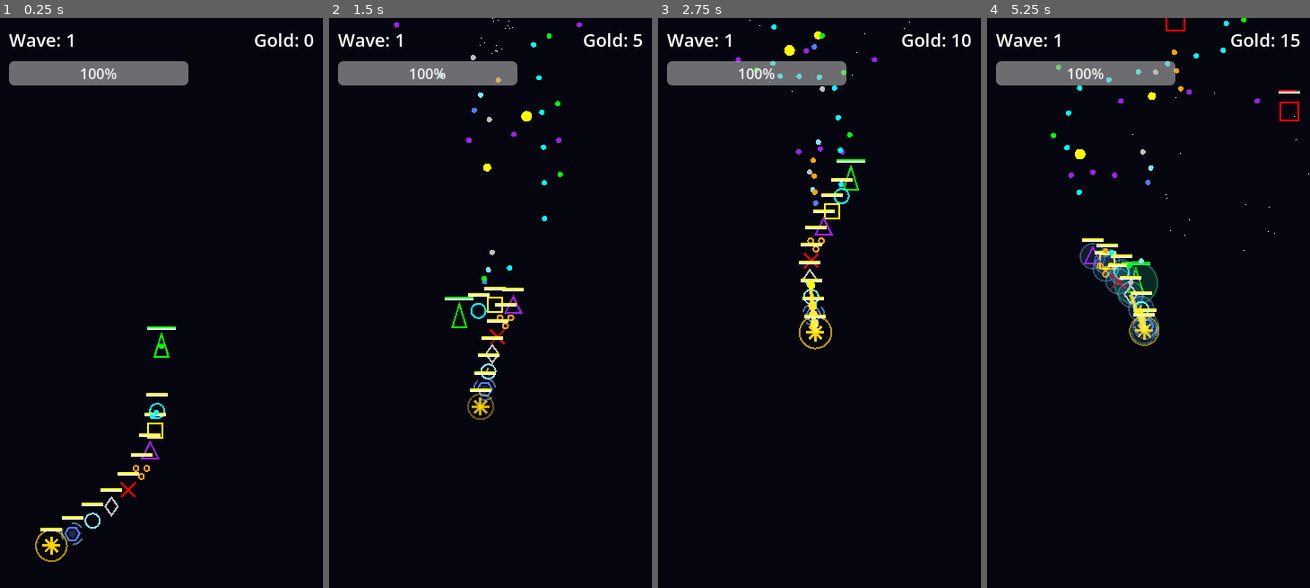
Above: before the commit, frames 1-4 (left to right).
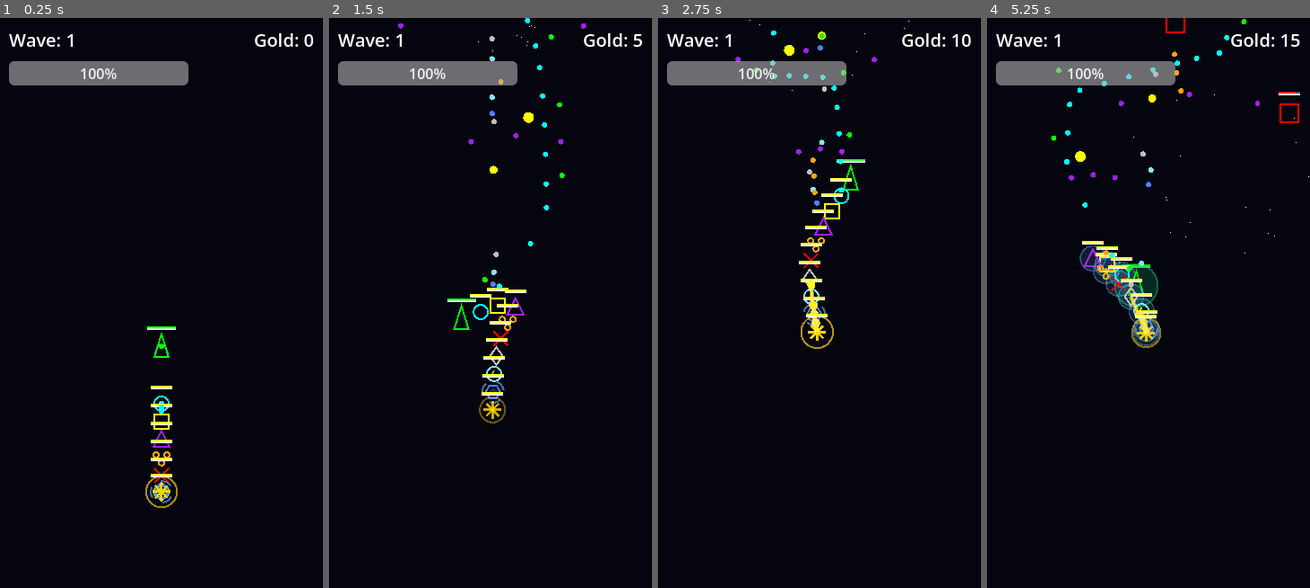
Above: after the commit, the same moments.

Repository: PPG11/NeonFormation
Game: Godot game, scene res://scenes/Main.tscn
The game is run twice, just before and just after one commit, with the same random seed, the same clock (stepped at 60 frames per second) and the same inputs.
Inputs (mouse positions are in pixels of both pictures, inside the frame that each line leads up to):
- Up to frame 1 (0.25 s): no input
- Up to frame 2 (1.5 s): move the mouse to (561, 274) at 0.52 s; move the mouse to (425, 337) at 1.27 s
- Up to frame 3 (2.75 s): move the mouse to (851, 177) at 2.02 s
- Up to frame 4 (5.25 s): move the mouse to (1132, 422) at 2.77 s; move the mouse to (1245, 394) at 3.52 s; move the mouse to (1051, 217) at 4.27 s; move the mouse to (1164, 303) at 5.02 s

The runs differ from the first frame. In frame 1, 1.6% of the frame differs, in the area x 10-55%, y 64-96%; in frame 2, 2.2%; in frame 3, 0.7%; in frame 4, 2.4%, in the area x 19-100%, y 0-58%.

Commit message:
Implement core Alpha features: Difficulty Scaling, Economy Fixes, Unit Merge, Boss System, and Visuals.
Co-authored-by: PPG11 <38418801+PPG11@users.noreply.github.com>

Diff:
--- a/scripts/GameBalance.gd
+++ b/scripts/GameBalance.gd
@@ -9,8 +9,8 @@
 # ==================== Snake Body ====================
 @export_group("SnakeBody")
 @export var unit_price: int = 100
-@export var striker_damage: int = 8
-@export var striker_interval: float = 0.1
+@export var striker_damage: int = 10
+@export var striker_interval: float = 0.08
 @export var heavy_damage: int = 25
 @export var heavy_interval: float = 1.0
 @export var heavy_scale: float = 2.0
@@ -74,8 +74,8 @@
 # ==================== Enemy ====================
 @export_group("Enemy")
 @export var enemy_base_hp: int = 60
-@export var enemy_hp_per_wave: int = 15
-@export var enemy_hp_exponent: float = 1.15
+@export var enemy_hp_per_wave: int = 25
+@export var enemy_hp_exponent: float = 1.25
 @export var enemy_base_speed: float = 100.0
 @export var enemy_speed_per_wave: float = 5.0
 @export var enemy_speed_exponent: float = 1.02
--- a/scripts/Main.gd
+++ b/scripts/Main.gd
@@ -51,9 +51,9 @@
 
     _boss_hp_bar = ProgressBar.new()
     _boss_hp_bar.visible = false
-    _boss_hp_bar.size = Vector2(240, 20)
-    _boss_hp_bar.position = Vector2(60, 80)
-    _boss_hp_bar.modulate = Color.RED
+    _boss_hp_bar.size = Vector2(240, 24)
+    _boss_hp_bar.position = Vector2(60, 40)
+    _boss_hp_bar.modulate = Color(1.0, 0.2, 0.2)
     $CanvasLayer.add_child(_boss_hp_bar)
 
     _spawn_timer = Timer.new()
@@ -79,7 +79,7 @@
     _update_hp_bar()
 
     if _boss_hp_bar.visible:
-        var bosses = get_tree().get_nodes_in_group("enemy")
+        var bosses = get_tree().get_nodes_in_group("boss")
         if bosses.size() > 0:
             var b = bosses[0]
             if "current_hp" in b:
@@ -163,11 +163,14 @@
     start_wave()
 
 func _on_item_purchased(unit_type: int, cost: int) -> void:
-    # 商店已经扣除了金币，这里只需要同步并添加单位
-    gold -= cost
-    _update_ui()
-    if _player != null and _player.has_method("add_body"):
-        _player.call("add_body", unit_type)
+    print("Main: Purchasing unit %d, cost: %d. Current gold: %d" % [unit_type, cost, gold])
+    if gold >= cost:
+        gold -= cost
+        _update_ui()
+        if _player != null and _player.has_method("add_body"):
+            _player.call("add_body", unit_type)
+    else:
+        print("Main: Insufficient funds for purchase! (Should have been caught by ShopUI)")
 
 func _on_shop_closed() -> void:
     next_wave()
--- a/scripts/entities/Boss.gd
+++ b/scripts/entities/Boss.gd
@@ -32,6 +32,7 @@
     _base_modulate = modulate
     add_to_group("enemy")
     add_to_group("enemy_team")
+    add_to_group("boss")
     monitoring = true
 
     _state_timer = Timer.new()
@@ -44,7 +45,7 @@
     add_child(_shoot_timer)
     _shoot_timer.timeout.connect(_on_shoot_timer_timeout)
 
-    _setup_hp_bar()
+    # _setup_hp_bar() # Main UI handles Boss HP bar
     _setup_particles()
     _change_state(State.ENTERING)
 
@@ -56,35 +57,6 @@
         shape.shape = rect
         shape.name = "CollisionShape2D"
         add_child(shape)
-
-func _setup_hp_bar() -> void:
-    _hp_bar = TextureProgressBar.new()
-
-    var tex_under = GradientTexture2D.new()
-    tex_under.width = 100
-    tex_under.height = 8
-    tex_under.fill_from = Vector2(0, 0)
-    tex_under.fill_to = Vector2(0, 1)
-    var grad_under = Gradient.new()
-    grad_under.add_point(0.0, Color(0.2, 0.2, 0.2))
-    tex_under.gradient = grad_under
-
-    var tex_prog = GradientTexture2D.new()
-    tex_prog.width = 100
-    tex_prog.height = 8
-    tex_prog.fill_from = Vector2(0, 0)
-    tex_prog.fill_to = Vector2(0, 1)
-    var grad_prog = Gradient.new()
-    grad_prog.add_point(0.0, Color.DARK_RED)
-    grad_prog.add_point(1.0, Color.RED)
-    tex_prog.gradient = grad_prog
-
-    _hp_bar.texture_under = tex_under
-    _hp_bar.texture_progress = tex_prog
-    _hp_bar.position = Vector2(-50, -60)
-    _hp_bar.max_value = max_hp
-    _hp_bar.value = current_hp
-    add_child(_hp_bar)
 
 func _setup_particles() -> void:
     # 光环粒子效果
@@ -372,8 +344,7 @@
 
 func take_damage(amount: int) -> void:
     current_hp -= amount
-    if _hp_bar:
-        _hp_bar.value = current_hp
+    # _hp_bar handled by Main UI
 
     modulate = Color.RED
     var tween := create_tween()
--- a/scripts/entities/Enemy.gd
+++ b/scripts/entities/Enemy.gd
@@ -74,6 +74,7 @@
     _hp_bar.position = Vector2(-12, -24)
     _hp_bar.max_value = max_hp
     _hp_bar.value = current_hp
+    _hp_bar.visible = false
     add_child(_hp_bar)
 
 func _process(delta: float) -> void:
@@ -137,6 +138,7 @@
     current_hp -= amount
     if _hp_bar:
         _hp_bar.value = current_hp
+        _hp_bar.visible = true
     modulate = Color.RED
     var tween := create_tween()
     tween.tween_property(self, "modulate", _base_modulate, 0.1)
--- a/scripts/entities/Player.gd
+++ b/scripts/entities/Player.gd
@@ -163,7 +163,7 @@
 func add_body(unit_type: int) -> void:
     _add_body_internal(unit_type, 1)
 
-func _add_body_internal(unit_type: int, level: int) -> void:
+func _add_body_internal(unit_type: int, level: int, insert_index: int = -1) -> void:
     var matching_indices = []
     for i in range(body_parts.size()):
         var part = body_parts[i]
@@ -173,7 +173,14 @@
                 break
 
     if matching_indices.size() == 2:
+        # Found 2 existing units -> Merge (2 existing + 1 new = 3)
+        # Determine insertion point (min of matches and requested index)
         matching_indices.sort()
+        var target_idx = matching_indices[0]
+        if insert_index != -1 and insert_index < target_idx:
+            target_idx = insert_index
+
+        # Remove existing units (reverse order)
         matching_indices.reverse()
         for idx in matching_indices:
             var part = body_parts[idx]
@@ -181,7 +188,8 @@
             part.queue_free()
 
         _refresh_body_targets()
-        _add_body_internal(unit_type, level + 1)
+        # Recursively add next level unit at the determined position
+        _add_body_internal(unit_type, level + 1, target_idx)
         return
 
     if body_scene == null:
@@ -189,17 +197,27 @@
     var body := body_scene.instantiate() as Node2D
     if body == null:
         return
-    var target: Node2D = self if body_parts.is_empty() else body_parts.back()
+
     body.set("unit_type", unit_type)
     body.set("level", level)
-    body.set("target", target)
+
+    # Add to scene
     get_tree().current_scene.add_child(body)
     body.tree_exited.connect(_on_body_exited.bind(body))
-    var offset := body.get("follow_offset") as Vector2
-    if offset == null:
-        offset = Vector2.ZERO
-    body.global_position = target.global_transform * offset
-    body_parts.append(body)
+
+    # Insert into array
+    if insert_index != -1 and insert_index <= body_parts.size():
+        body_parts.insert(insert_index, body)
+    else:
+        body_parts.append(body)
+
+    _refresh_body_targets()
+
+    # Set initial position based on target
+    var target = body.get("target")
+    if target != null:
+        body.global_position = target.global_position
+
     recalculate_synergies()
 
 func _on_body_exited(body: Node) -> void:
--- a/scripts/ui/ShopUI.gd
+++ b/scripts/ui/ShopUI.gd
@@ -79,13 +79,15 @@
         return
     if _purchased[index]:
         return
-    if _current_gold < balance.unit_price:
+    var price = balance.unit_price
+    if _current_gold < price:
         return
 
     # 购买商品
-    var price = balance.unit_price
     _current_gold -= price
     _purchased[index] = true
+
+    print("ShopUI: Purchased item %d for %d gold. Remaining local gold: %d" % [_options[index], price, _current_gold])
 
     # 发射购买信号
     emit_signal("item_purchased", _options[index], price)
